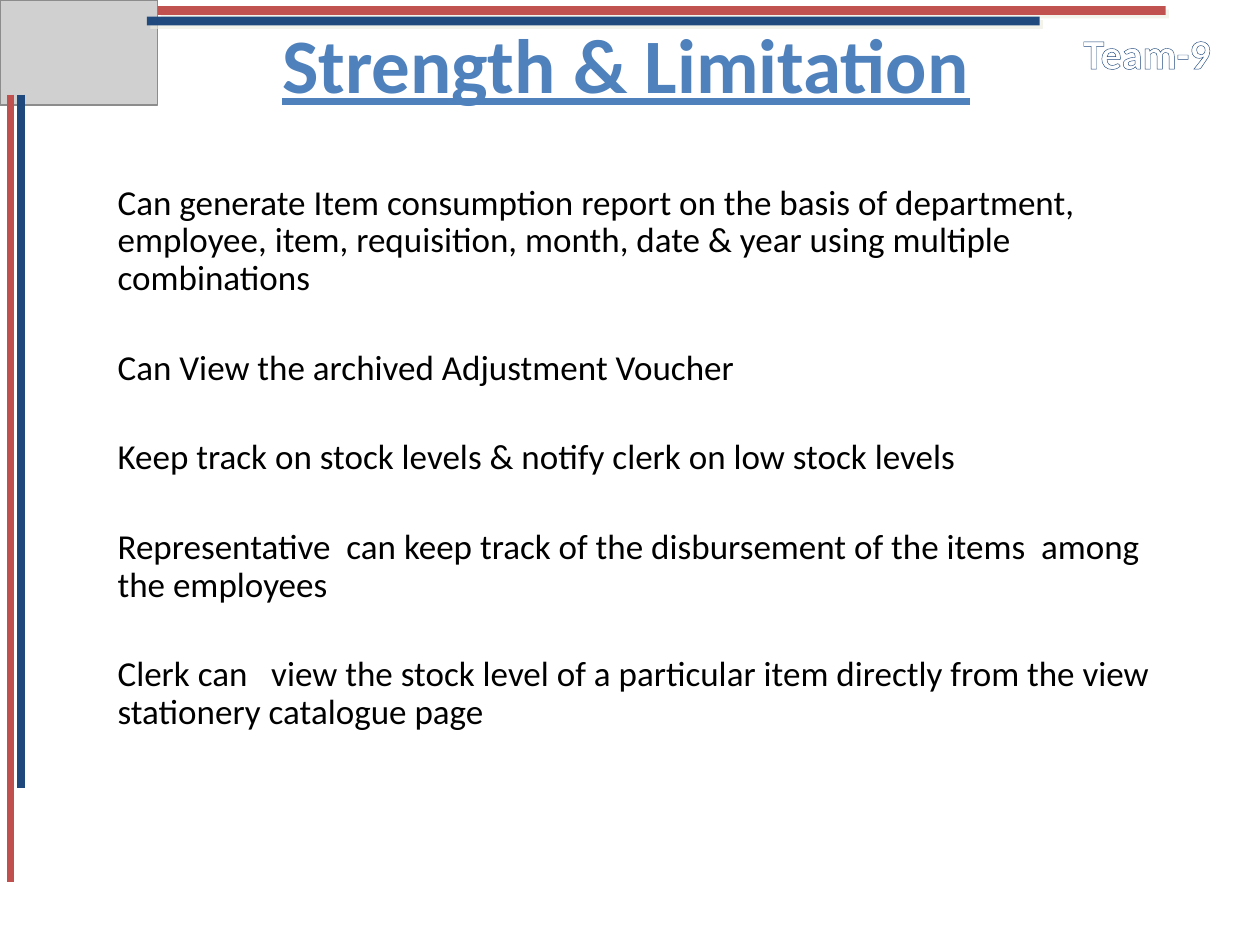
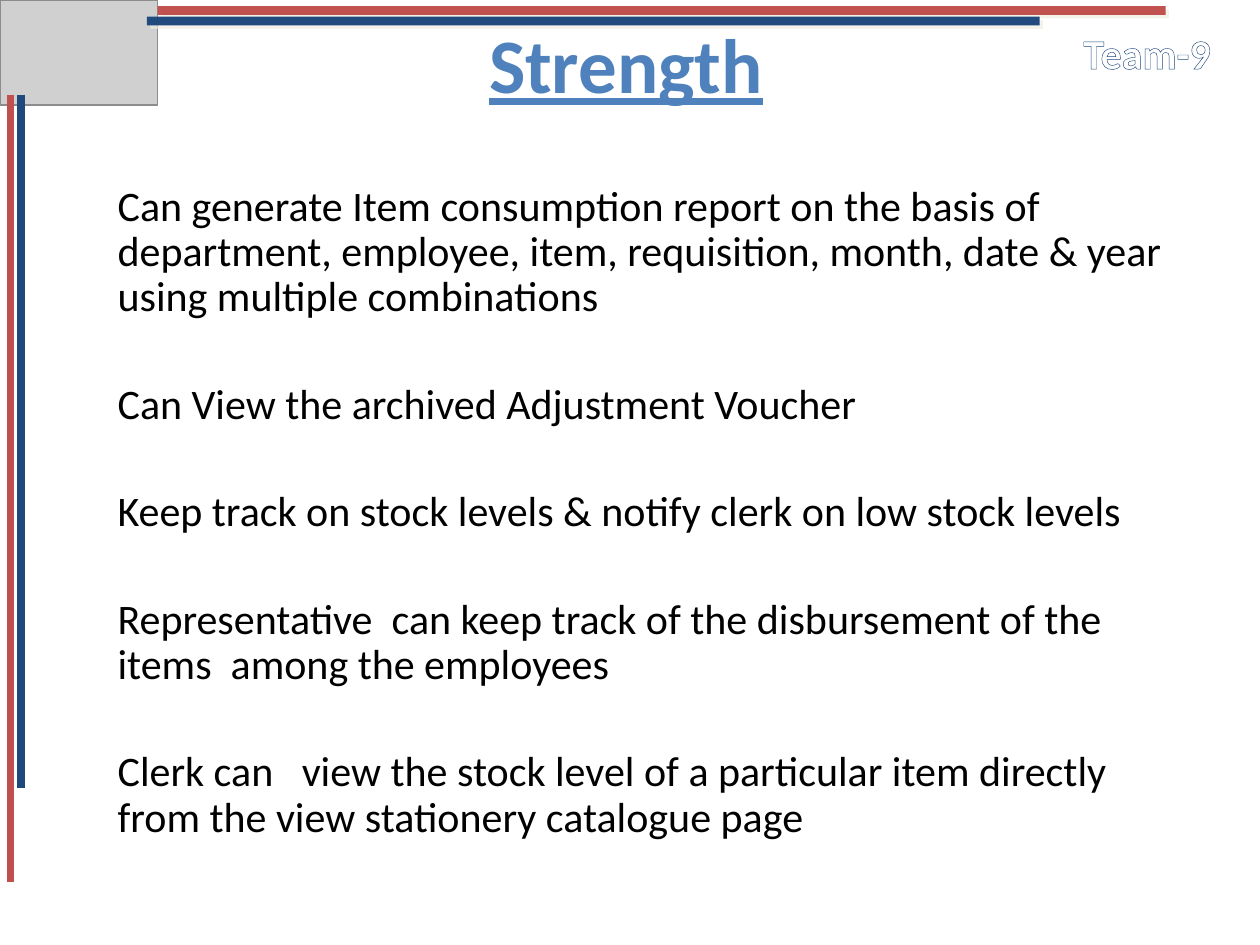
Before and after one commit to Soulrequiem/final-project-whereever-whatever, a slide deck: slide 4 of others/Files/presentation/PresentationSlideADproject.pptx. Drawn at 1260x945 pixels with LibreOffice and Linux fonts; fonts in the diff are those of the drawing; grey boxes stand for pictures. Boxes give left, top, right and bottom in pixels: in the first picture for what was removed or moved away, otherwise in the second. Text is boxed around its words. In the diff, an @@ line names an element or a change of style, - is before the commit and + after.

```diff
--- a/others/Files/presentation/PresentationSlideADproject.pptx
+++ b/others/Files/presentation/PresentationSlideADproject.pptx
@@ title at bbox=[489, 39, 762, 106]: text changed @@
-Strength & Limitation
+Strength
@@ subtitle "Can generate Item consumption report ..." at bbox=[118, 191, 1161, 840]: size 20 to 24 pt @@
```
Also in this commit, not shown: 2 other slides changed, 1 slide added.
